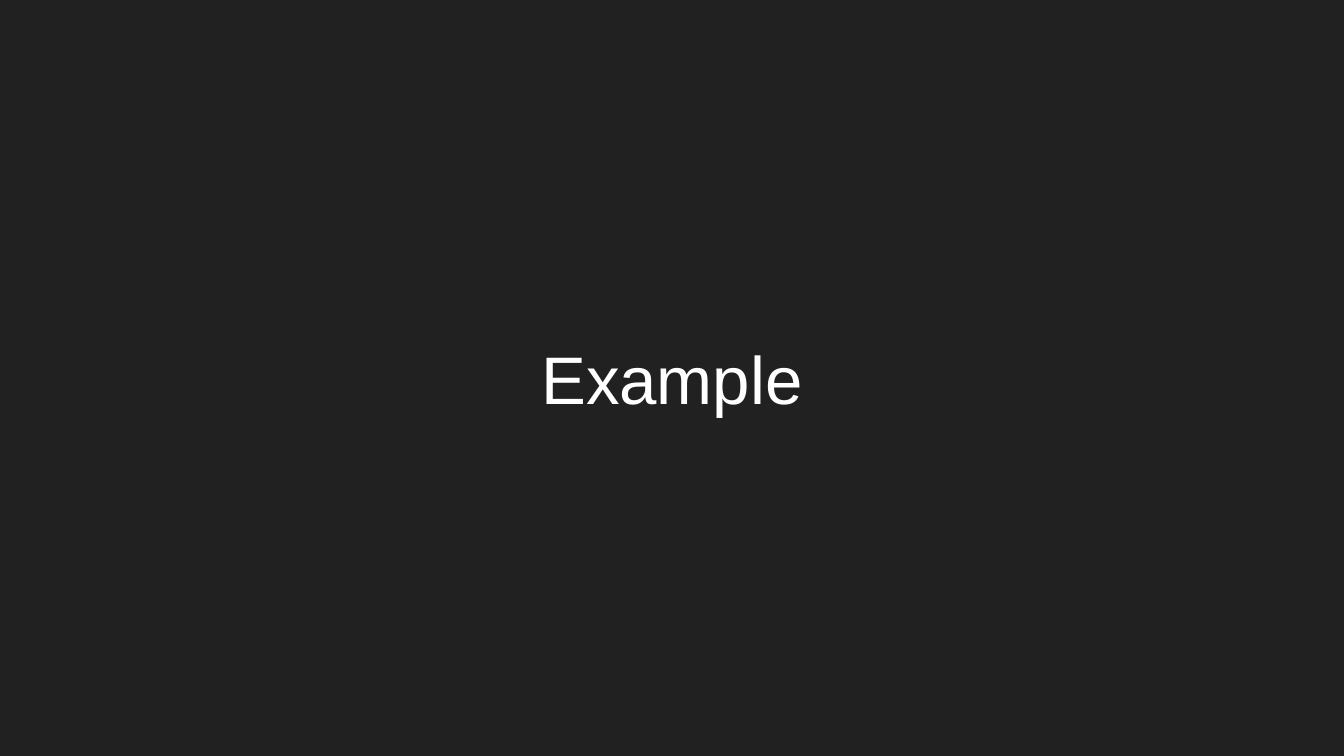
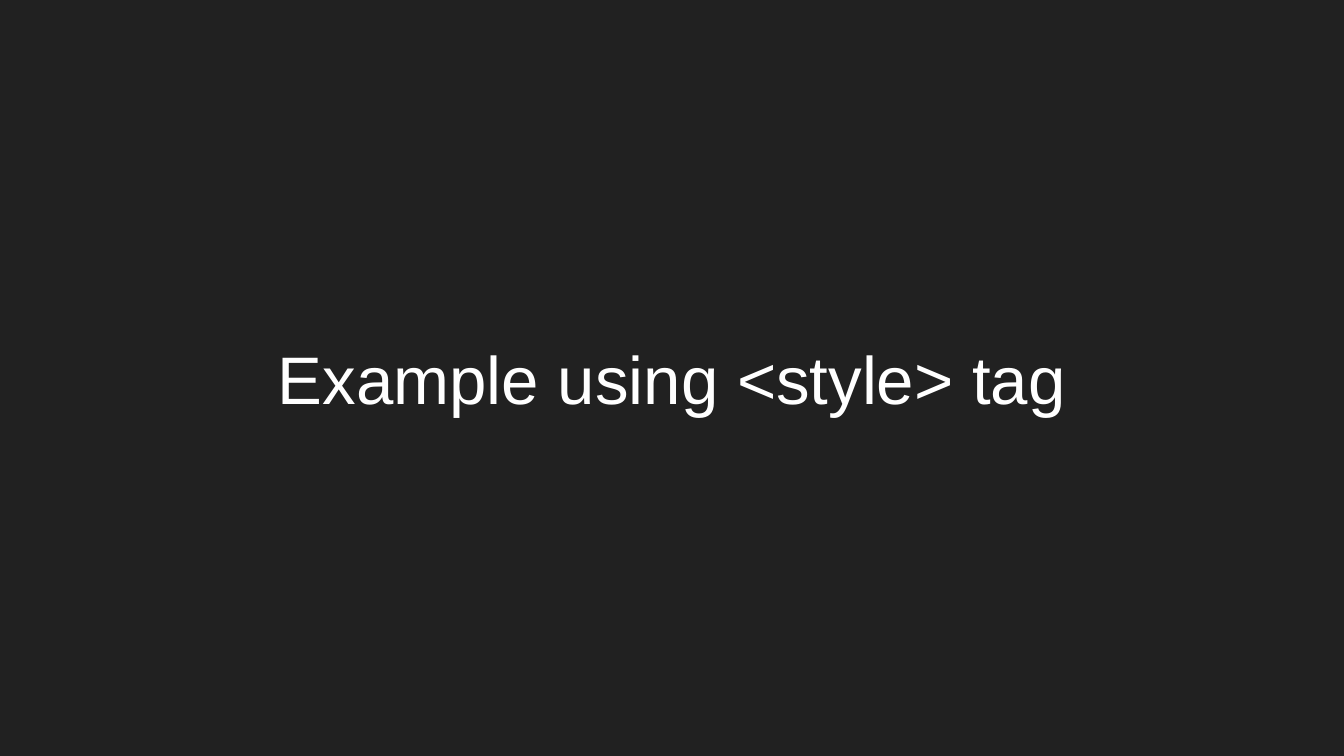
Before and after one commit to aleesham/lc101-unit2, a slide deck: slide 11 of slides/Unit 2 - LC 101 - Class 2.pptx. Drawn at 1344x756 pixels with LibreOffice and Linux fonts; fonts in the diff are those of the drawing. Boxes give left, top, right and bottom in pixels: in the first picture for what was removed or moved away, otherwise in the second. Text is boxed around its words. In the diff, an @@ line names an element or a change of style, - is before the commit and + after.

```diff
--- a/slides/Unit 2 - LC 101 - Class 2.pptx
+++ b/slides/Unit 2 - LC 101 - Class 2.pptx
@@ title at [278,355,1065,417]: text changed @@
-Example
+Example using <style> tag
```
Also in this commit, not shown: 3 other slides changed, 4 slides added, 2 other files.
